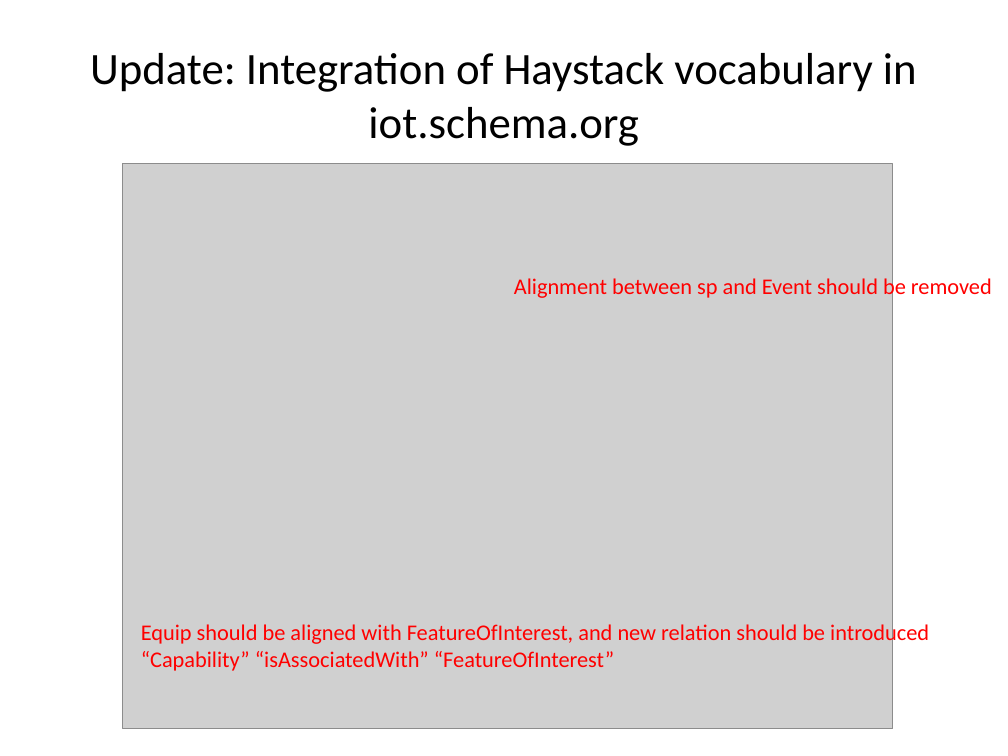
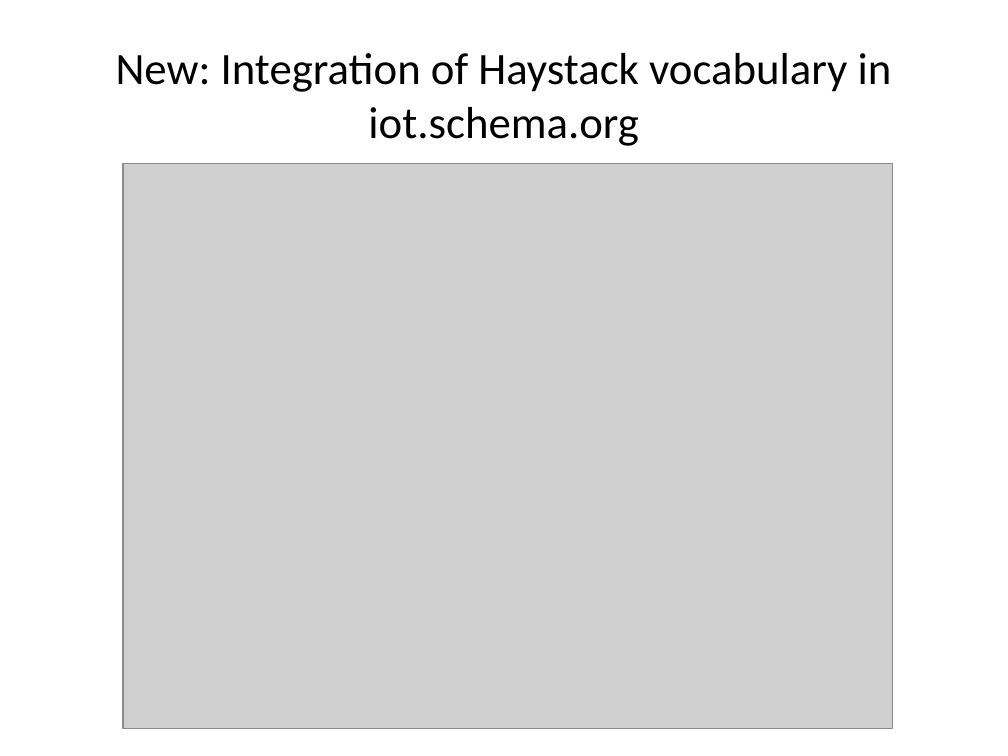
Before and after one commit to iot-schema-collab/teleconferences, a slide deck: slide 10 of iot.schema.org-28062018.pptx. Drawn at 1008x756 pixels with LibreOffice and Linux fonts; fonts in the diff are those of the drawing; grey boxes stand for pictures. Boxes give left, top, right and bottom in pixels: in the first picture for what was removed or moved away, otherwise in the second. Text is boxed around its words. In the diff, an @@ line names an element or a change of style, - is before the commit and + after.

Commit message:
Slide "Integration of Haystack vocabulary in iot.schema.org" has been updated.

```diff
--- a/iot.schema.org-28062018.pptx
+++ b/iot.schema.org-28062018.pptx
@@ title at (116, 53, 892, 146): text changed @@
-Update: Integration of Haystack vocabulary in iot.schema.org
+New: Integration of Haystack vocabulary in iot.schema.org
@@ text removed at (514, 275, 992, 300) @@
-Alignment between sp and Event should be removed
@@ text removed at (141, 621, 929, 671) @@
-Equip should be aligned with FeatureOfInterest, and new relation should be introduced
-“Capability” “isAssociatedWith” “FeatureOfInterest”
```
Also in this commit, not shown: 1 other slide changed, 1 other file.
